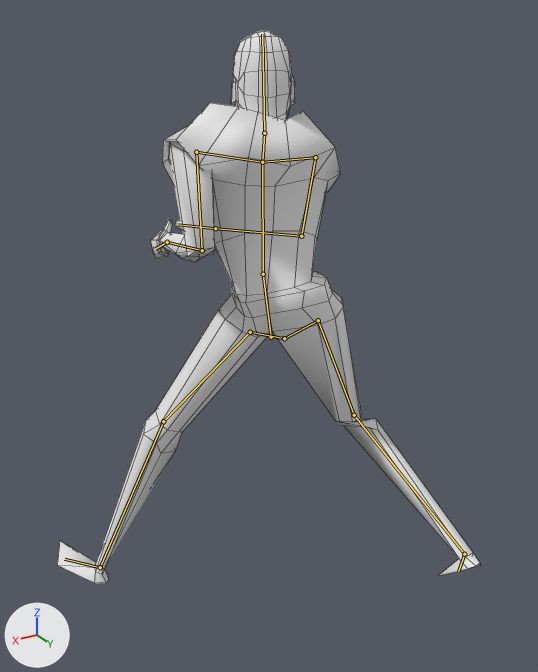
The Blender file 3D Shooter/Assets/PlayerModel.blend, before and after one commit.
One viewpoint serves both versions: a 50 mm camera at (9.81, 9.38, 16.07) aimed at (4.24, 0.11, 11.43). Every picture has the same lights, and +X, +Y and +Z are marked at lower left. Both versions are drawn at frame 0 of the action 'RunningSide'; the numbers are the values there. The bones that bend it are drawn over the model as lines. Mesh edges are drawn as thin lines.
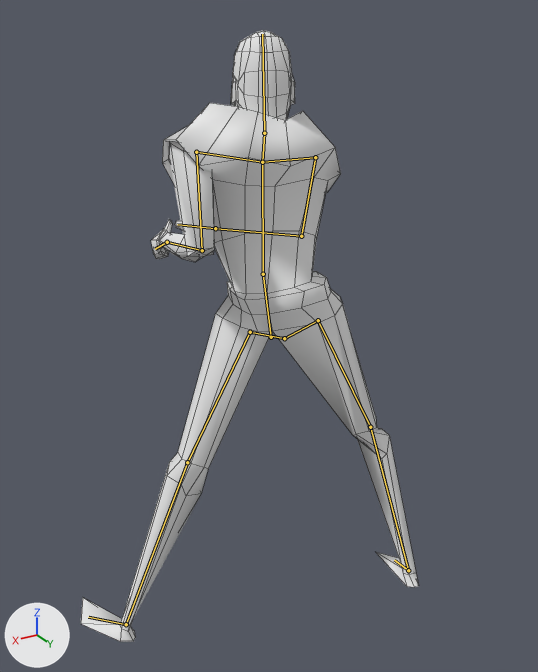
Location of each change, (x1, y1, x2, y2) in pixels of the pictures (538 x 672 px):
'Cube', posed (20% narrower, 11% taller): before (58, 30, 481, 583); after (81, 30, 418, 642)
bone 'Bone.013', root to tip: before (250, 332) to (163, 421); after (250, 332) to (187, 462)
bone 'Bone.014', root to tip: before (163, 421) to (100, 567); after (187, 462) to (126, 624)
bone 'Bone.017', root to tip: before (318, 320) to (354, 415); after (318, 320) to (370, 427)
bone 'Bone.018', root to tip: before (354, 415) to (464, 554); after (370, 427) to (408, 570)

The edits, one by one:
Bone 'Bone.013' (bone_bone_013) turns from (35, -10, -33) to (29, -12, -6) degrees about its own x, y and z.
Bone 'Bone.014' (bone_bone_014) turns from (-1, 9, 14) to (-3, -1, -5) degrees about its own x, y and z.
Bone 'Bone.017' (bone_bone_017) turns from (19, 36, 26) to (23, 33, 16) degrees about its own x, y and z.
Bone 'Bone.018' (bone_bone_018) turns from (-83, -136, 39) to (-1, -101, -8) degrees about its own x, y and z.
